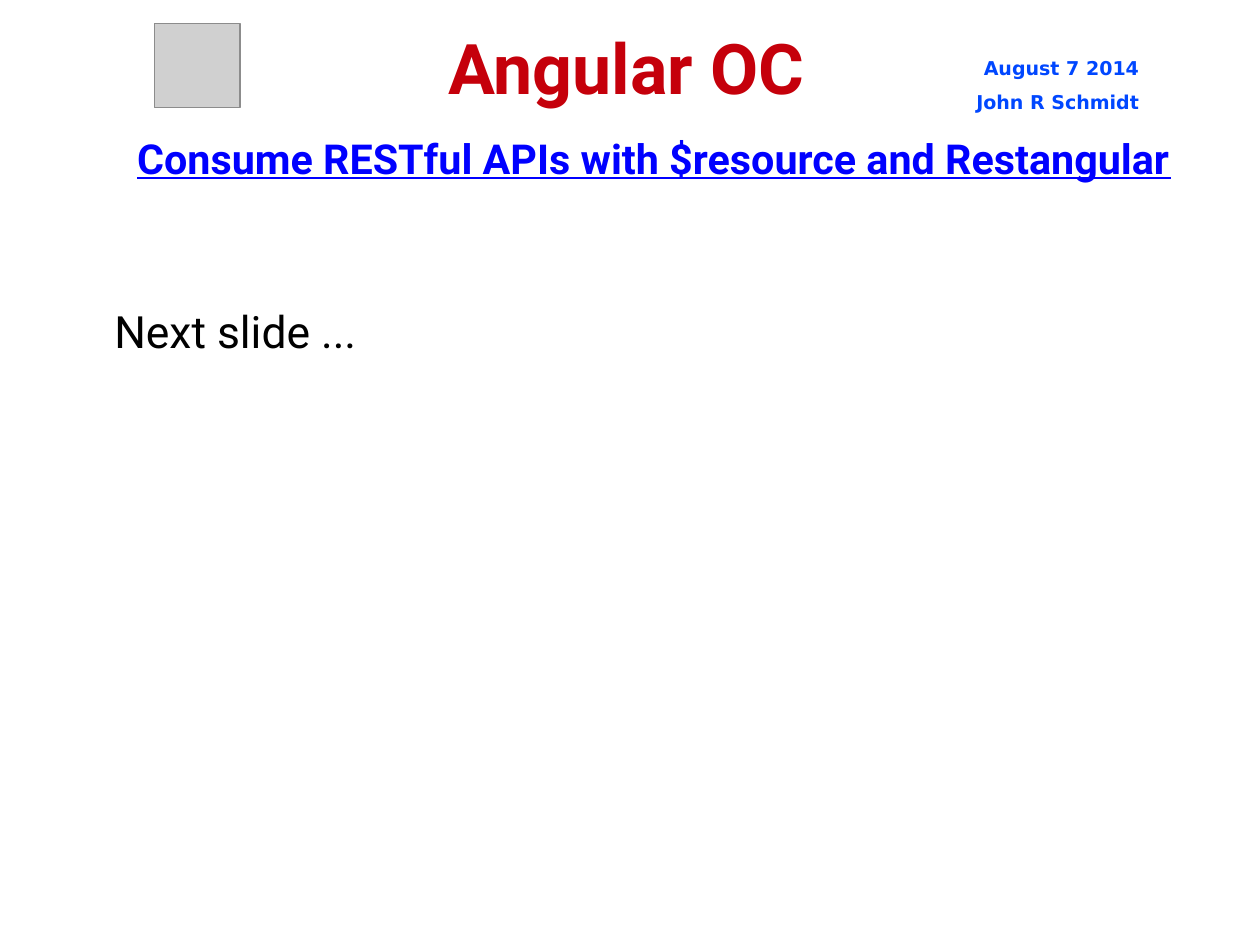
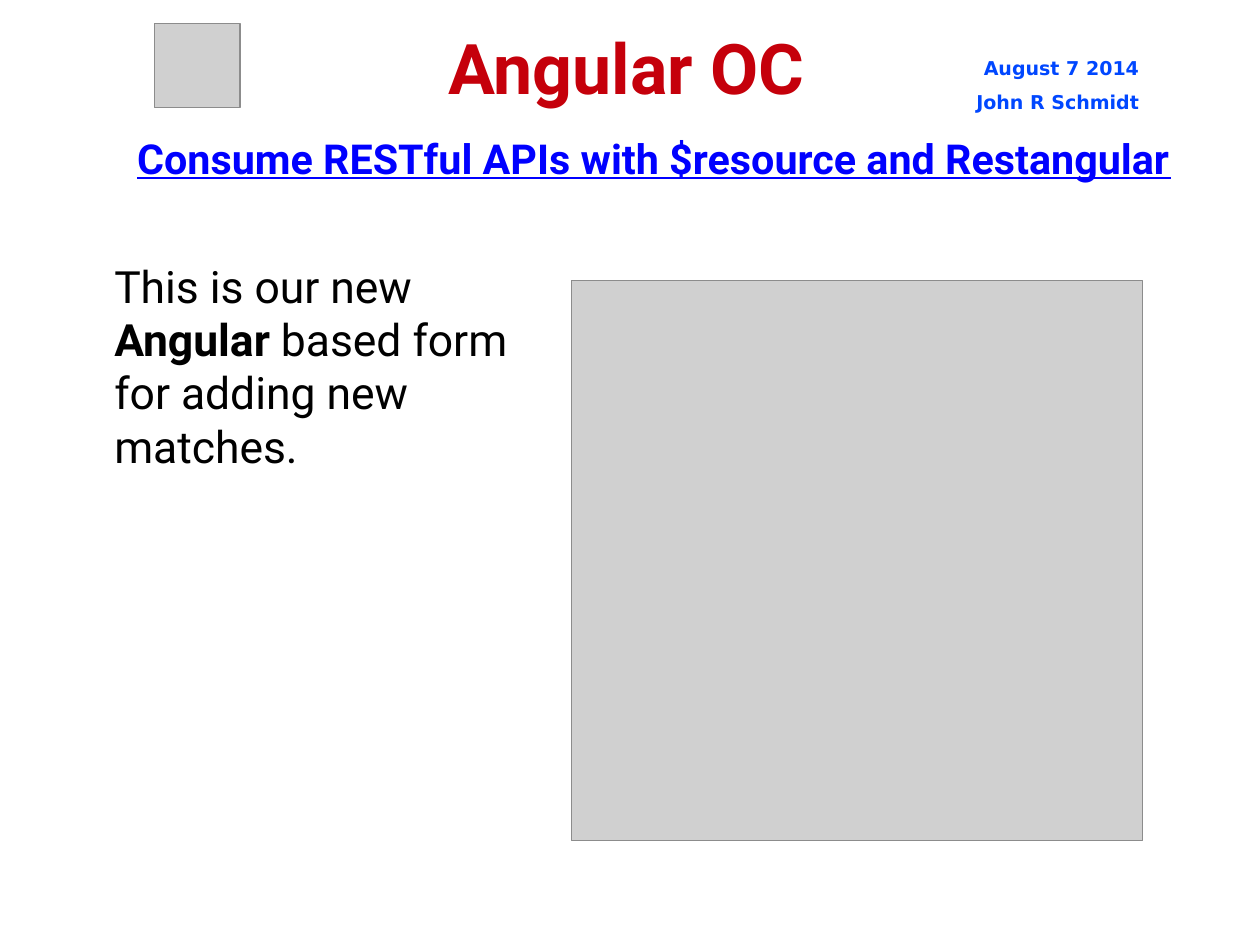
Before and after one commit to jrschmidt/fifa-angular-rest-demo, a slide deck: slide 37 of fifa.odp. Drawn at 1260x945 pixels with LibreOffice and Linux fonts; fonts in the diff are those of the drawing; grey boxes stand for pictures; background and template pictures are left out. Boxes give left, top, right and bottom in pixels: in the first picture for what was removed or moved away, otherwise in the second. Text is boxed around its words. In the diff, an @@ line names an element or a change of style, - is before the commit and + after.

Commit message:
reformat code for Angular new match form

```diff
--- a/fifa.odp
+++ b/fifa.odp
@@ subtitle added at <box>114,269,508,464</box>, 28 pt, text #000000 @@
+This is our new Angular based form for adding new matches.
@@ picture added at <box>572,281,1143,842</box> @@
@@ subtitle removed at <box>114,314,310,349</box> @@
-Next slide ...
```
Also in this commit, not shown: 2 other slides changed, 2 other files.
